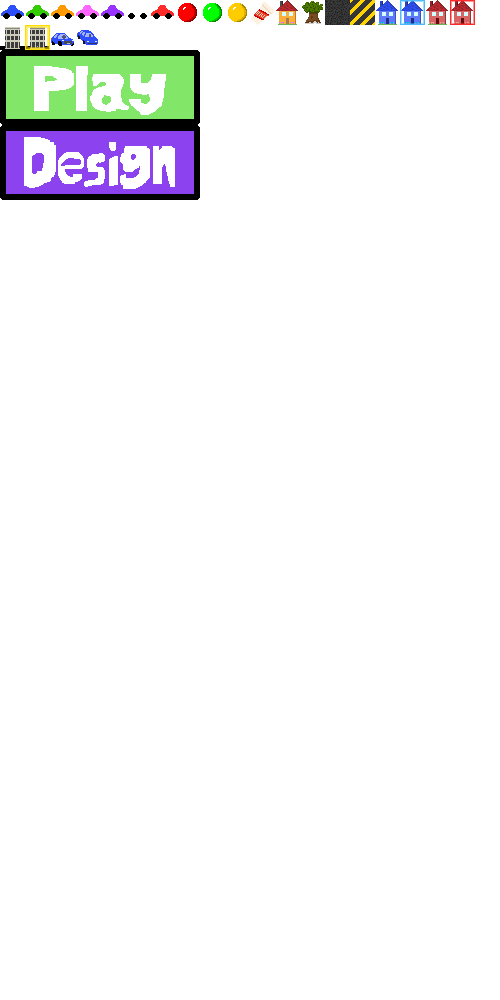
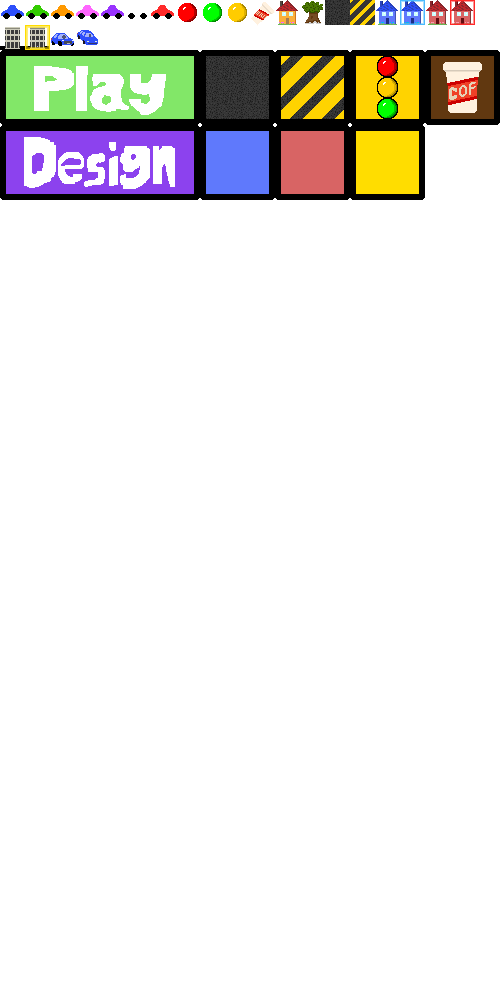
Revision of a layered 500x1000 image; what changed, layer by layer:
added layer "office button" (1st of 2) above "boss home button" over box(350, 125, 425, 200)
added layer "boss home button" (1st of 2) above "player home button" over box(275, 125, 350, 200)
added layer "player home button" (1st of 2) above "coffee button" over box(200, 125, 275, 200)
added layer "coffee button" above "stoplight button" over box(425, 50, 500, 125)
added layer "stoplight button" above "schoolZone button" over box(350, 50, 425, 125)
added layer "schoolZone button" above "street button" over box(275, 50, 350, 125)
added layer "street button" above "office button" over box(200, 50, 275, 125)
